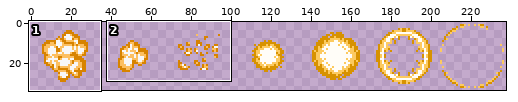
Two states of a sprite sheet, Assets/Images/explosion.png. The first picture is a wide view before the edit; the outline marks the close-up.
Close-up. Earlier state:
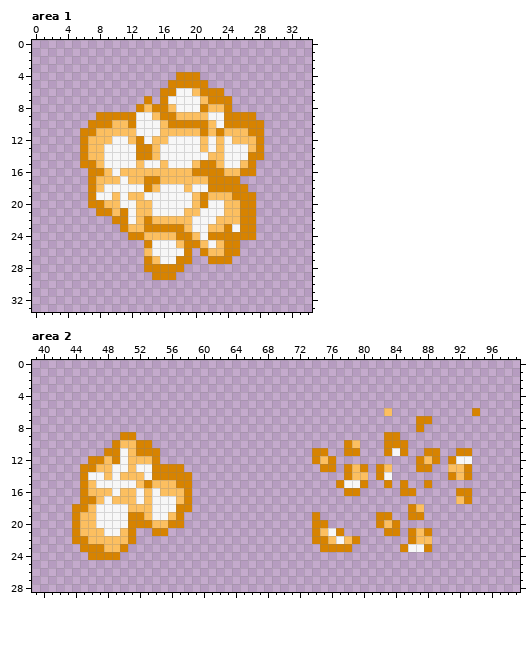
The file is 238x34 pixels. Pixels under 10% opacity are left out. Colours within 5 levels of each other are drawn and written as one. Shown: area 1: x 0..34, y 0..33; area 2: x 39..99, y 0..28. The commit also changed other parts of the picture, which this record leaves out.
After the commit:
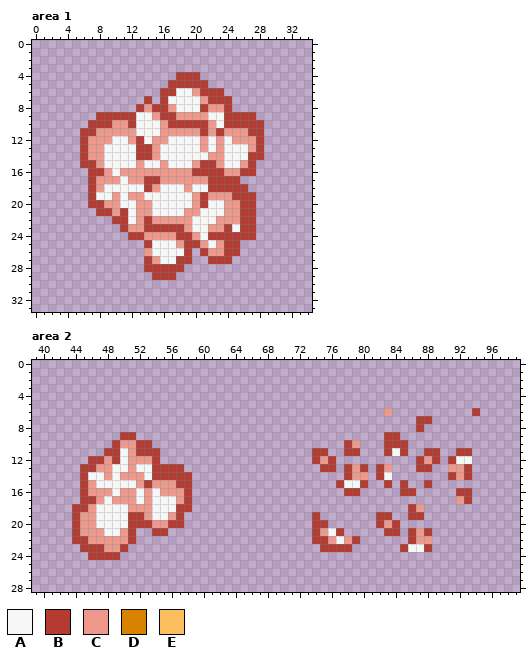
Palette (. is transparent): A #f7f7f7  B #b43b31  C #ee978b  D #d78300  E #fcbf60
Edits made:
--- area 1
@@ x 0..34 @@
  3 ...................................
- 4 ..................DDD..............
- 5 .................DDDDD.............
- 6 ................DDAAEDDD...........
- 7 ..............D.DAAAAEDDD..........
- 8 .............DEDDEAAADEED..........
- 9 ........DDDDDAAEDDEEEEAADDDD.......
-10 .......DDDEEDAAAEDDDDDEADDDDD......
-11 ......DDEEEEEAAAEEEEEDEDEEEDD......
-12 ......DEEEAAEDAEEAAAAEAEAEEED......
-13 ......DEEAAAADDEAAAAAEAEAAAED......
-14 ......DEEAAAADDEAAAAAAEEAAADD......
-15 ......DDEAAAAEAAEAAAEDDEAAED.......
-16 .......DDEAEEEEEEEEEDDDDEEDD.......
-17 .......DEEEAEEDDEEEEEEDDDD.........
-18 .......DEAAAAADEAAAEAADDDDD........
-19 .......DAAEAEEAAAAAAEDEEEDDD.......
-20 .......DDEEAAEEAAAAAEDAAEEDD.......
-21 ........DDEDAEEAAAAEEAAAEEDD.......
-22 ..........DDAEDEEEEEAAAEEEDD.......
-23 ...........DEEDDDDDEAAEEDADD.......
-24 ............DDEEEEDDEADDDDDD.......
-25 ..............DAAAEDDEAEDD.........
-26 ..............EAAAAD.DEEDD.........
-27 ..............DEAADD..DDD..........
-28 ..............DDDDD................
-29 ...............DDD.................
+ 4 ..................BBB..............
+ 5 .................BBBBB.............
+ 6 ................BBAACBBB...........
+ 7 ..............B.BAAAACBBB..........
+ 8 .............BCBBCAAABCCB..........
+ 9 ........BBBBBAACBBCCCCAABBBB.......
+10 .......BBBCCBAAACBBBBBCABBBBB......
+11 ......BBCCCCCAAACCCCCBCBCCCBB......
+12 ......BCCCAACBACCAAAACACACCCB......
+13 ......BCCAAAABBCAAAAACACAAACB......
+14 ......BCCAAAABBCAAAAAACCAAABB......
+15 ......BBCAAAACAACAAACBBCAACB.......
+16 .......BBCACCCCCCCCCBBBBCCBB.......
+17 .......BCCCACCBBCCCCCCBBBB.........
+18 .......BCAAAAABCAAACAABBBBB........
+19 .......BAACACCAAAAAACBCCCBBB.......
+20 .......BBCCAACCAAAAACBAACCBB.......
+21 ........BBCBACCAAAACCAAACCBB.......
+22 ..........BBACBCCCCCAAACCCBB.......
+23 ...........BCCBBBBBCAACCBABB.......
+24 ............BBCCCCBBCABBBBBB.......
+25 ..............BAAACBBCACBB.........
+26 ..............CAAAAB.BCCBB.........
+27 ..............BCAABB..BBB..........
+28 ..............BBBBB................
+29 ...............BBB.................
 30 ...................................
--- area 2
@@ x 39..99 @@
  5 .............................................................
- 6 ............................................E..........D.....
- 7 ................................................DD...........
- 8 ................................................D............
- 9 ...........DD...............................DD...............
-10 ..........DEEDD........................DE...DDD..............
-11 .........DDAEDDD...................DD..DD...DAD..DD..DD......
-12 .......DDEDAEEED...................DED..........DED.DAA......
-13 ......DDEEAAEAADDDD.................DD.DED.DE...DD..EED......
-14 ......DAAEAEEEADDDDD...................DEE.DA.......DED......
-15 ......DEAAAAAEDEEEDD..................DAAD..D.D..D...........
-16 ......DEEEAEEAEAEEED...................DD.....DD.....DD......
-17 ......DDEAEEEAEAAAED.................................ED......
-18 .....DDEAAAAEEEAAADD...........................DE............
-19 .....DEEAAAADDEAAED................D.......DD..DD............
-20 .....DEEAAAADDDEEDD................DD......DED...............
-21 .....DEEEAAED..DD..................DEAD.....DD.DED...........
-22 .....DDEEEEED......................DDEAED......DEE...........
-23 ......DDDEED........................DDDD......DAAD...........
-24 .......DDDD..................................................
+ 6 ............................................C..........B.....
+ 7 ................................................BB...........
+ 8 ................................................B............
+ 9 ...........BB...............................BB...............
+10 ..........BCCBB........................BC...BBB..............
+11 .........BBACBBB...................BB..BB...BAB..BB..BB......
+12 .......BBCBACCCB...................BCB..........BCB.BAA......
+13 ......BBCCAACAABBBB.................BB.BCB.BC...BB..CCB......
+14 ......BAACACCCABBBBB...................BCC.BA.......BCB......
+15 ......BCAAAAACBCCCBB..................BAAB..B.B..B...........
+16 ......BCCCACCACACCCB...................BB.....BB.....BB......
+17 ......BBCACCCACAAACB.................................CB......
+18 .....BBCAAAACCCAAABB...........................BC............
+19 .....BCCAAAABBCAACB................B.......BB..BB............
+20 .....BCCAAAABBBCCBB................BB......BCB...............
+21 .....BCCCAACB..BB..................BCAB.....BB.BCB...........
+22 .....BBCCCCCB......................BBCACB......BCC...........
+23 ......BBBCCB........................BBBB......BAAB...........
+24 .......BBBB..................................................
 25 .............................................................
